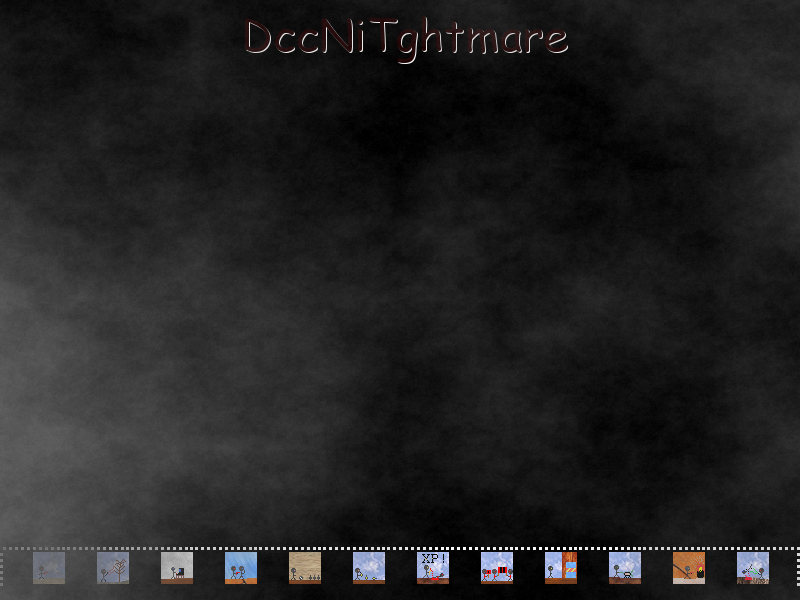
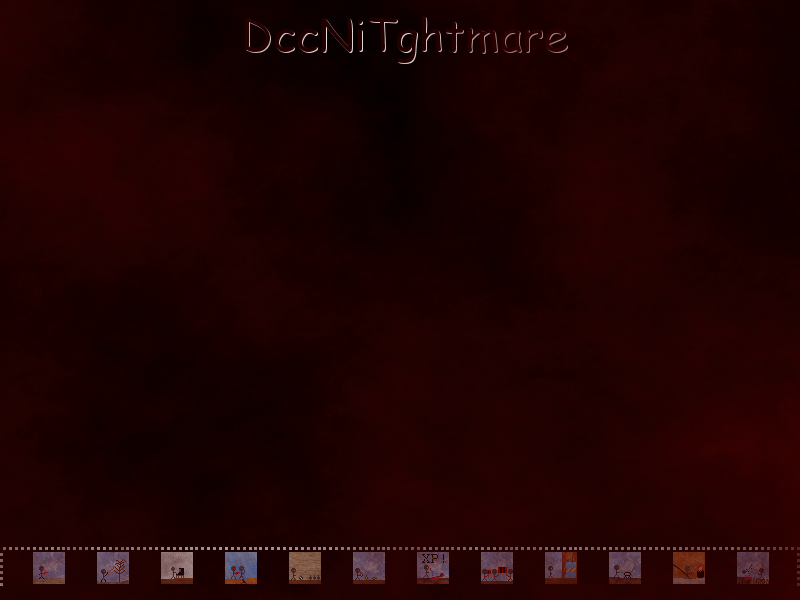
Comparing the layer stacks of the two 800 x 600 images. Changes:
painted on "Nuvens" over [0, 0, 800, 600]
